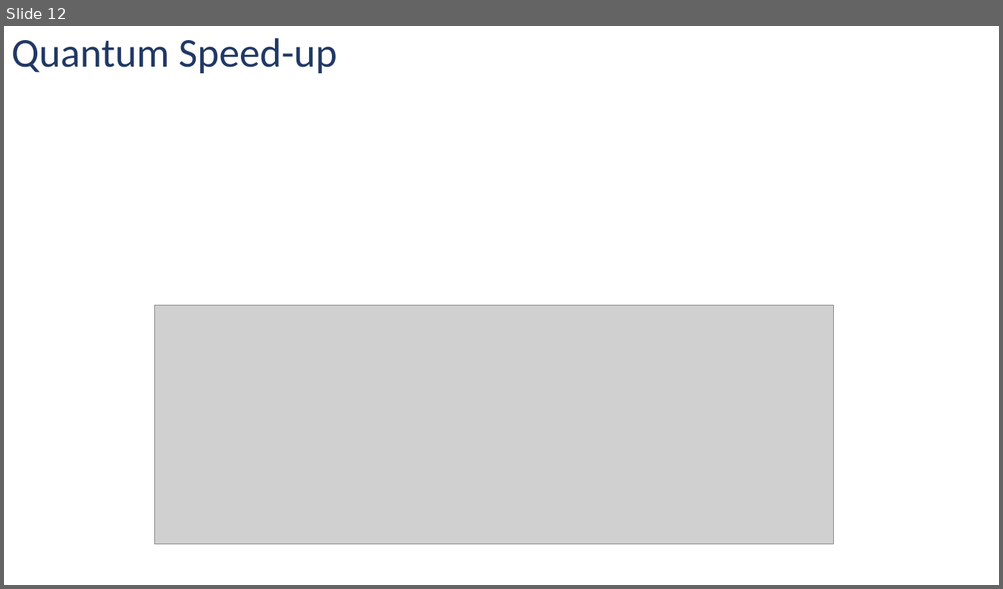
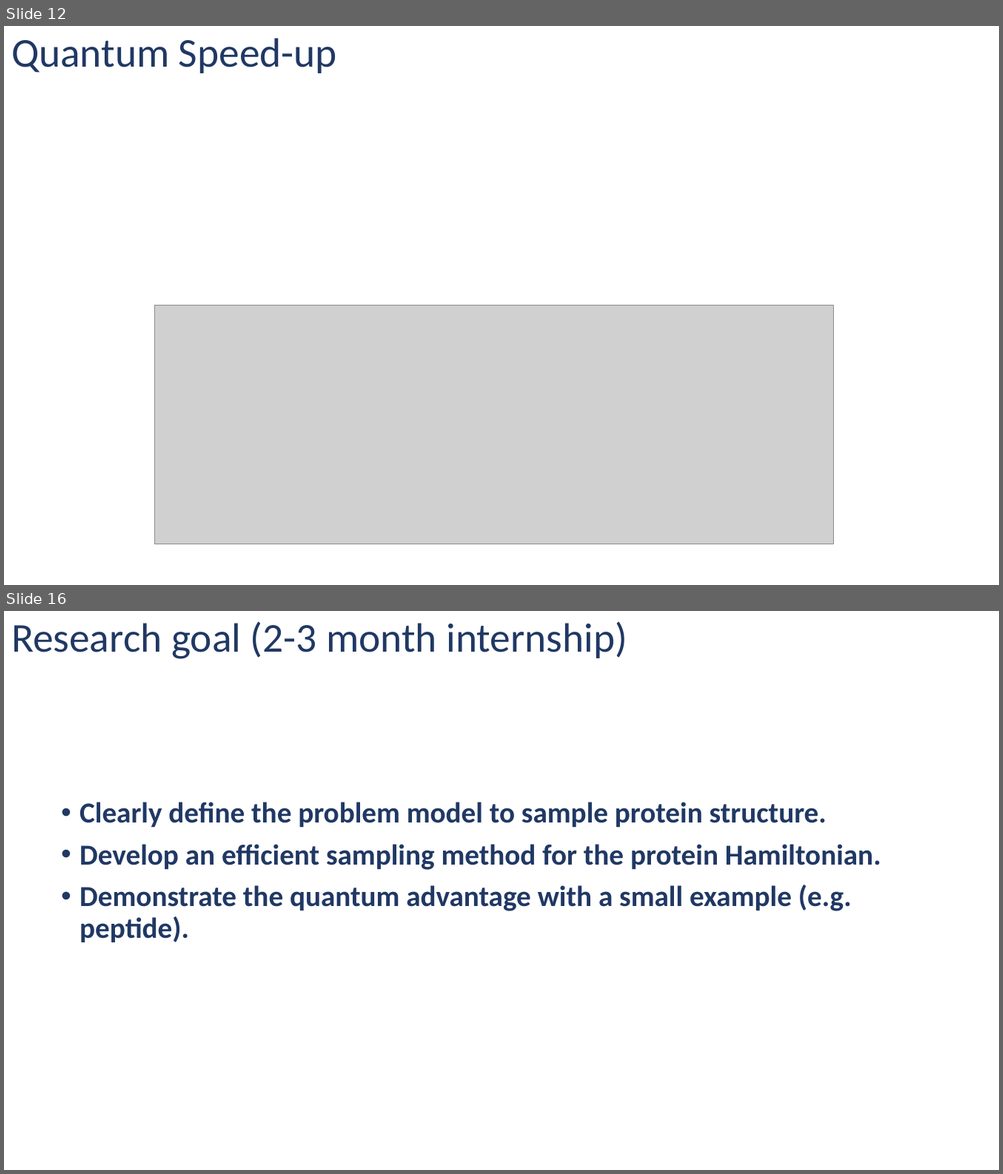
Before and after one commit to Dran-Z/Q-MCMC, a slide deck: Quantum-enhanced Markov chain Monte Carlo.pptx. Shown one above the other, each under a label of ours: slide 12 before the commit, slides 12 and 16 after it; the slides between them are not shown. The pictures are 1003x589 and 1003x1174 pixels, drawn with LibreOffice and Linux fonts; fonts in the diff are those of the drawing; grey boxes stand for pictures; background and template pictures are left out. Boxes give left, top, right and bottom in pixels: in the first picture for what was removed or moved away, otherwise in the second. Text is boxed around its words. In the diff, an @@ line names an element or a change of style, - is before the commit and + after.

```diff
--- a/Quantum-enhanced Markov chain Monte Carlo.pptx
+++ b/Quantum-enhanced Markov chain Monte Carlo.pptx
@@ slide 16 added at (x1=4, y1=611, x2=999, y2=1170), background picture (left out) @@
@@ title added at (x1=11, y1=621, x2=627, y2=659), 39.6 pt, text #203864 @@
+Research goal (2-3 month internship)
@@ text added at (x1=79, y1=802, x2=881, y2=943), 28 pt, text #203864, bold @@
+• Clearly define the problem model to sample protein structure.
+• Develop an efficient sampling method for the protein Hamiltonian.
+• Demonstrate the quantum advantage with a small example (e.g. peptide).
```
Also in this commit, not shown: 4 slides changed, 1 other slide added, 2 slides removed.
